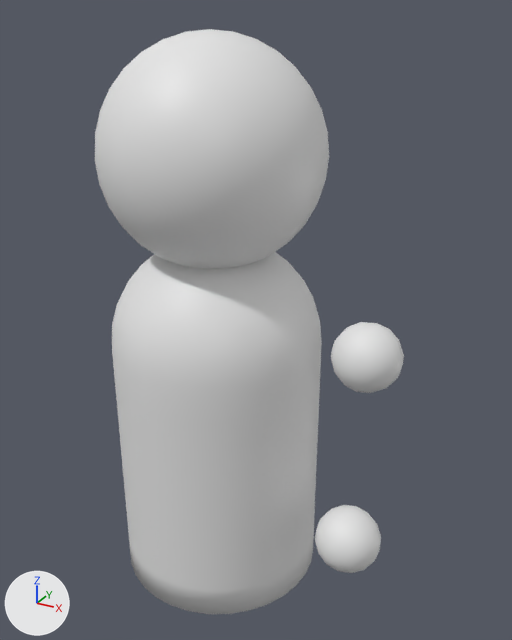
The glTF model assets/meshes/skeleton.glb as it was, and as the next commit left it.
Rendered twice from a 50 mm camera at (1.65, -2.62, 2.7) aimed at (0.23, -0.03, 1.4). Arrows for +X, +Y and +Z are at lower left; the lights stay in place. Where no turn or scale is listed for an object, it has been applied to the vertices.

The first picture shows 'Body', 'Head', 'LeftHand', 'RightHand'.
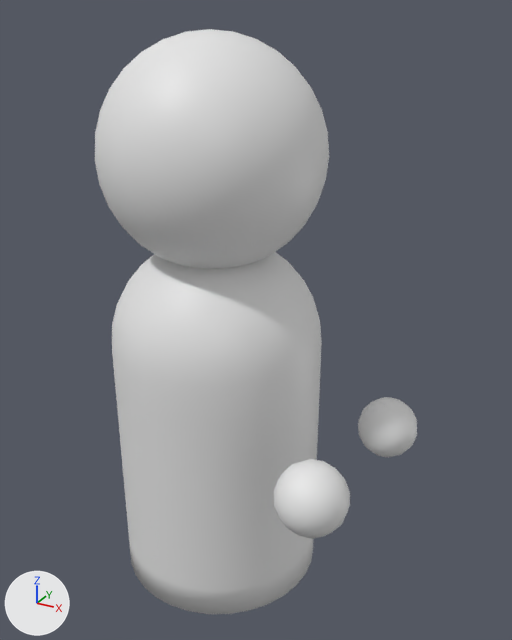
Edits to the bpy script that builds the scene:
```text
Change ob_righthand:
    ob_righthand.location: (-0.5, 0.376, 0.0) -> (0.0, 0.0, 0.0)
    ob_righthand.rotation_euler: (0.0, 0.0, 0.0) -> (1.571, 0.0, 0.0)  # degrees (0, 0, 0) -> degrees (90, 0, 0)
Change ob_lefthand:
    ob_lefthand.location: (0.5, 0.376, 0.0) -> (0.0, 0.0, 0.0)
```

Boxes [x1, y1, x2, y2] around the edits, measured in the pictures (512 x 640 px):
'RightHand', moved, turned: before [331, 322, 404, 393]; after [274, 459, 350, 539]
'LeftHand', moved: before [315, 505, 381, 573]; after [358, 397, 417, 457]
